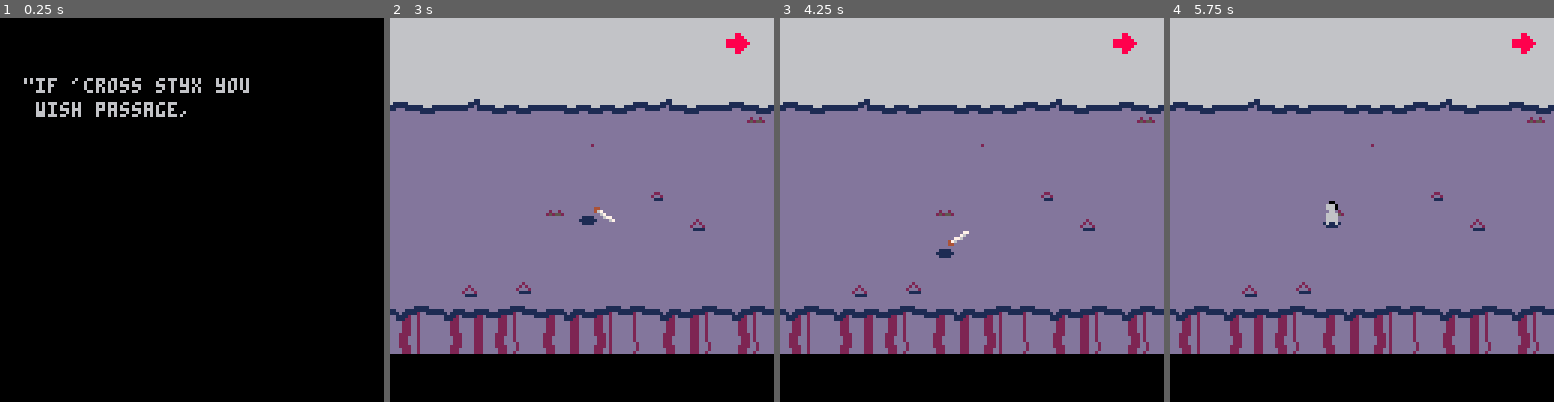
Above: before the commit, frames 1-4 (left to right).
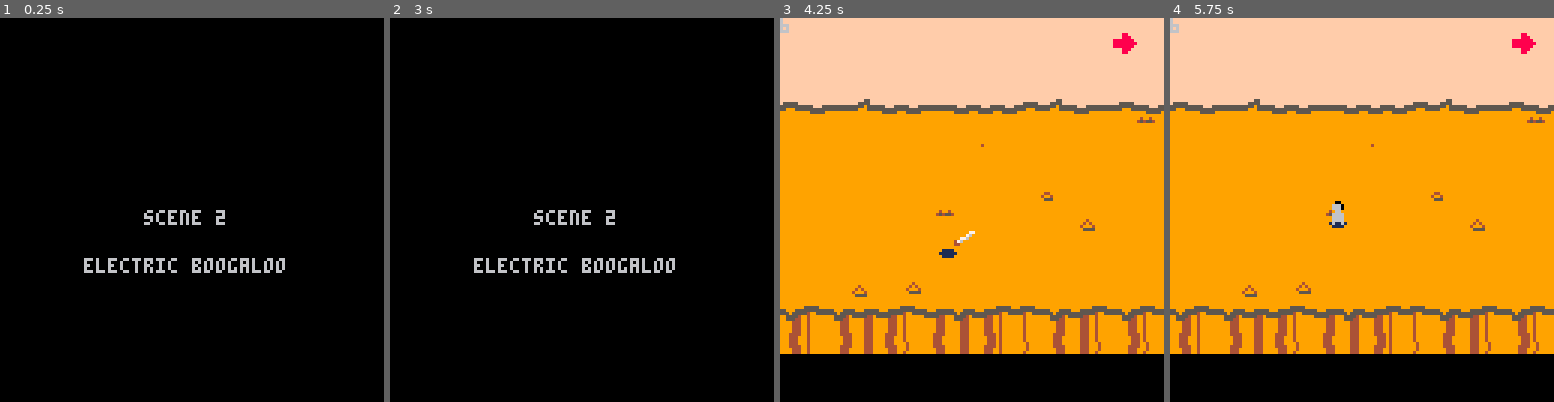
Above: after the commit, the same moments.

Repository: akbiggs/Scuffle
Game: PICO-8 cartridge scuffle.p8
Same seed, same stepped clock (60 frames per second), same inputs: the game is played once before the commit and once after it.
Inputs:
- Up to frame 1 (0.25 s): no input
- Up to frame 2 (3 s): tap X (X key) at 0.33, 1.07, 1.85, 2.97 s; tap O (Z key) at 0.7, 1.7, 2.1, 2.5, 2.9 s; hold Right 1.6-2.1 s; hold Up 2.15-2.42 s; hold Right from 2.47 s (still down)
- Up to frame 3 (4.25 s): release Right at 3.03 s; hold Left 3.08-3.58 s; tap O (Z key) at 3.3, 3.7, 4.1 s; hold Down 3.63-3.97 s; hold Right from 4.02 s (still down); tap X (X key) at 4.08 s
- Up to frame 4 (5.75 s): tap O (Z key) every 0.4 s from 4.5 to 5.7 s; release Right at 4.68 s; hold Up 4.73-5.03 s; hold Left 5.08-5.68 s; tap X (X key) at 5.2 s; hold Down from 5.73 s (still down)

The runs differ from the first frame. In frame 1, 2.8% of the frame differs, in the area x 6-75%, y 15-67%; in frame 2, 88%, in the area x 0-100%, y 0-88%; in frame 3, 87%; in frame 4, 87%.

Commit message:
Start work on stage 2 waves

Diff:
--- a/scuffle.p8
+++ b/scuffle.p8
@@ -918,6 +918,11 @@
 local imp = class.build()
 
 function imp:_init(pos, left)
+  if left == nil
+  then
+    left = pos.x > 64
+  end
+
   self.pos = vec(pos)
   self.vel = vec(0, 0)
   self.left = left
@@ -1632,9 +1637,8 @@
   return 128*3 + 16
 end
 
-function get_waves(stage)
-  -- todo: stage 2, stage 3
-
+
+function get_stage_1_waves()
   return {
     wave(60, {
       walker(vec(110, 30)),
@@ -1675,6 +1679,26 @@
   }
 end
 
+function get_stage_2_waves()
+  return {
+    wave(40, {
+      imp(vec(10, 135)),
+      imp(vec(5, -20)),
+      imp(vec(112, 145)),
+    }),
+  }
+end
+
+function get_waves(stage)
+  -- todo: stage 2, stage 3
+  if stage == 2
+  then
+    return get_stage_2_waves()
+  end
+
+  return get_stage_1_waves()
+end
+
 function get_palette(stage)
   if state.stage == 2
   then
@@ -1784,7 +1808,7 @@
 		-- buttons, skip it
 		state.skip_intro_presses = 0
 
-  start_stage(1, state)
+  start_stage(2, state)
 
   -- uncomment this to
   -- skip long intro
